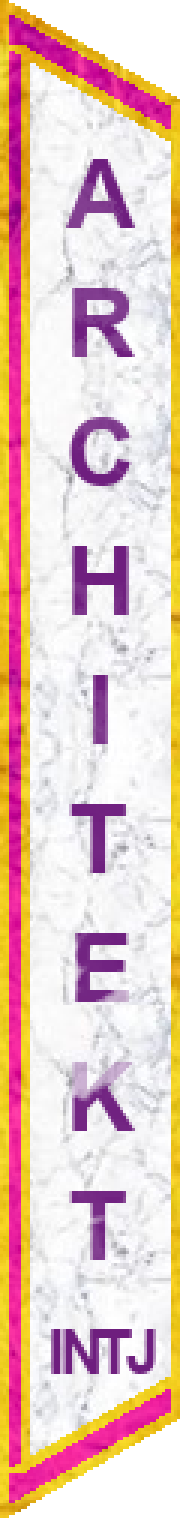
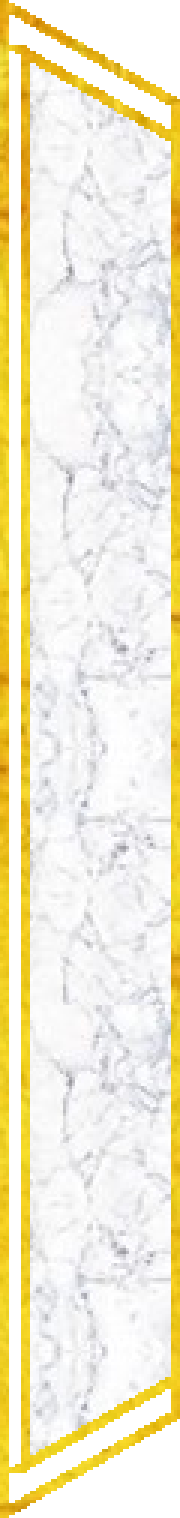
Revision of a layered 180×1518 image; what changed, layer by layer:
hid group "Analitycy" (33 layers) over [9, 15, 171, 1503]
hid group "Architekt" (7 layers) over [51, 159, 156, 1374]
painted on "A ... #1" over [69, 201, 135, 1131]
